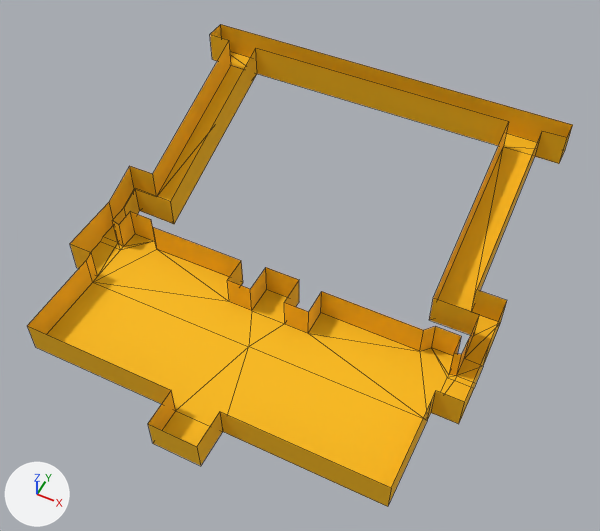
Before and after pictures for a commit that changed the FBX model Assets/_3D_Assets_/Bernabeu/pasillo_col.FBX.
Before and after are seen from a 50 mm camera at (6.82, 5.69, 17.29) aimed at (0.36, 18.6, 1.15). The axes (+X, +Y, +Z) are drawn at lower left. The lights are the same throughout. Mesh edges are drawn as thin lines. Where no turn or scale is listed for an object, it has been applied to the vertices.

The first picture shows 'Banquillo_col_mesh'.
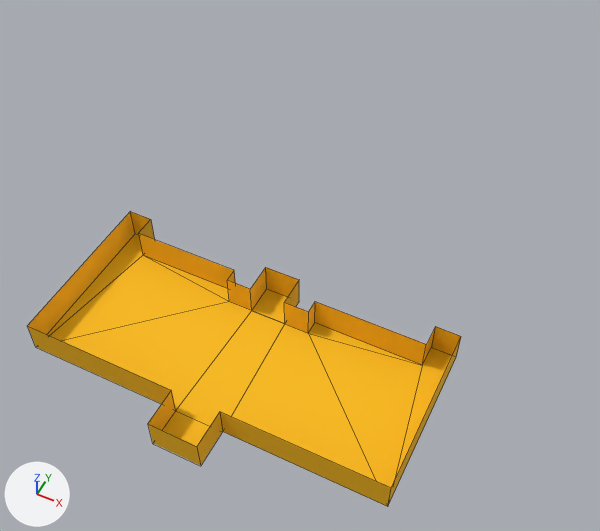
Location of each change, [x1, y1, x2, y2] in pixels of the pictures (600 x 531 px):
'Banquillo_col_mesh', reshaped (20% narrower, 39% shorter)
    before: [27, 24, 573, 507]
    after: [27, 212, 461, 507]
part 1 of me_mesh, cut back
    before: [45, 24, 573, 505]
    after: [45, 212, 461, 505]

The change in detail:
me_mesh is used by ob_banquillo_col_mesh; location (-0.03, 0.0, 0.0).
me_mesh had 109 vertices, 97 faces and spanned x -5.58..5.58, y 12.99..24.85, z -0.01..3.12.
me_mesh now has 41 vertices, 31 faces and spans x -4.87..4.87, y 12.99..18.5, z 0.0..0.89.
Part 1, on me_mesh:
73 vertices are removed from x -5.58..5.58, y 16.44..24.85, z -0.01..3.12.
83 faces are deleted.
4 vertices in x -1.18..1.18, y 18.27, z 0.0..0.89 move by (0.0, -0.38, 0.0).
2 vertices move from x -3.98..3.98, y 18.27, z 0.89 to x -4.19..4.19, y 17.89, z 0.89.
5 vertices are added at (-4.87, 18.5, 0.0), (-4.19, 17.89, 0.0), (4.19, 17.89, 0.0), (4.87, 18.5, 0.0), (-0.49, 17.51, 0.0).
17 new faces join them.
